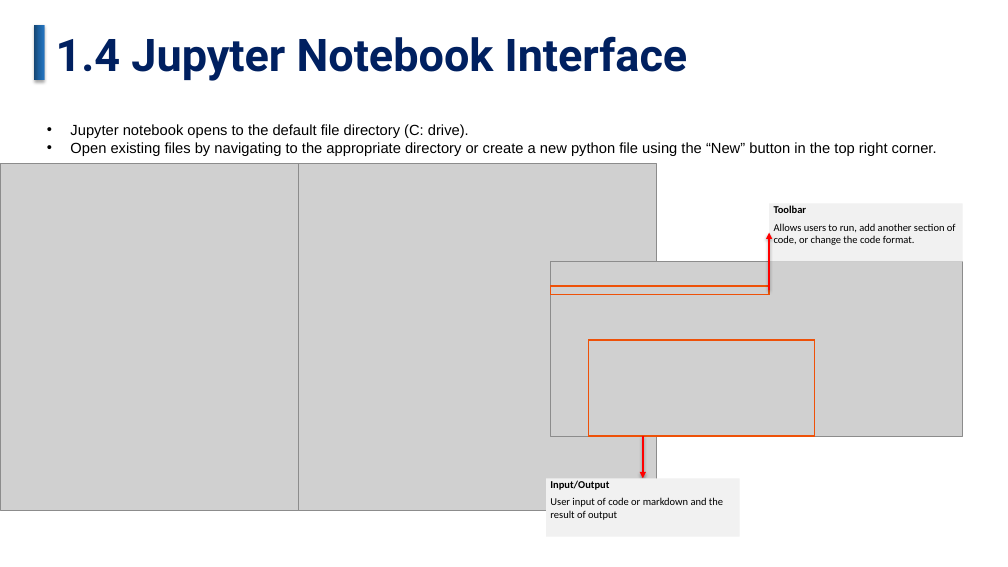
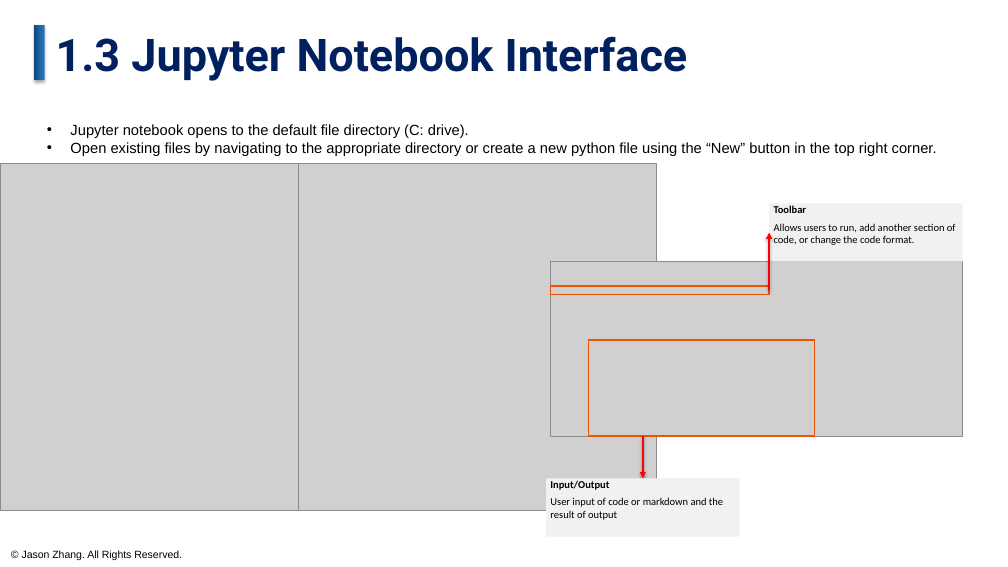
Before and after one commit to JasonZhangHub/DataAnalysiswithPython-FullCourseForBeginners, a slide deck: slide 7 of slides/Data Analysis with Python-Full Course for Beginners.pptx (slide 6 before the commit). Drawn at 1008x567 pixels with LibreOffice and Linux fonts; fonts in the diff are those of the drawing; grey boxes stand for pictures. Boxes give left, top, right and bottom in pixels: in the first picture for what was removed or moved away, otherwise in the second. Text is boxed around its words. In the diff, an @@ line names an element or a change of style, - is before the commit and + after.

```diff
--- a/slides/Data Analysis with Python-Full Course for Beginners.pptx
+++ b/slides/Data Analysis with Python-Full Course for Beginners.pptx
@@ text at box(56, 36, 688, 81): text changed @@
-1.4 Jupyter Notebook Interface
+1.3 Jupyter Notebook Interface
@@ text added at box(22, 550, 182, 560), 10 pt, text #000000 @@
+© Jason Zhang. All Rights Reserved.
```
Also in this commit, not shown: 67 other slides changed, 12 slides added, 3 slides removed, 1 other file.
